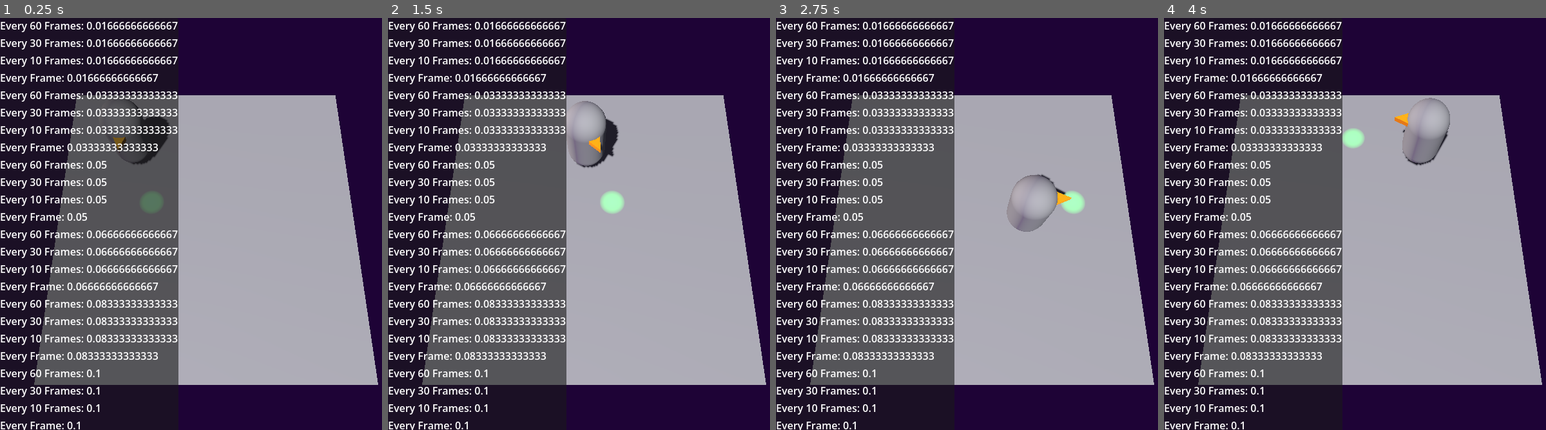
Above: before the commit, frames 1-4 (left to right).
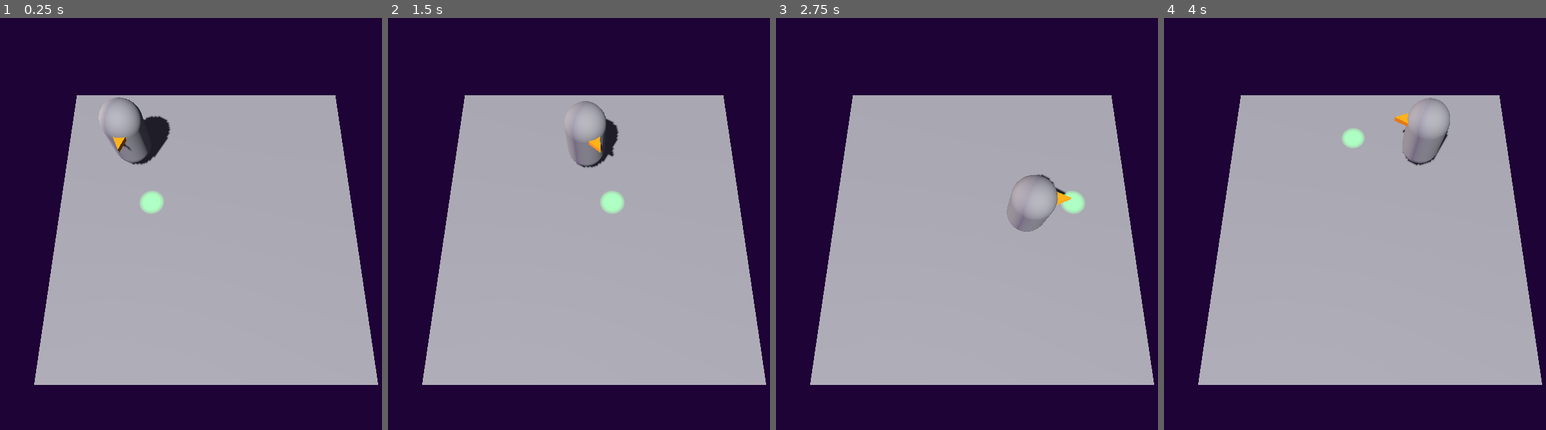
Above: after the commit, the same moments.

Repository: AdmiralPotato/halloween_game_2026
Game: Godot game, scene res://map/TilemapTest.tscn
Same seed, same stepped clock (60 frames per second), same inputs: the game is played once before the commit and once after it.
Inputs (mouse positions are in pixels of both pictures, inside the frame that each line leads up to):
- Up to frame 1 (0.25 s): no input
- Up to frame 2 (1.5 s): tap Enter at 0.5 s; move the mouse to (685, 203) at 0.52 s; hold Right (move_right) 0.53-1.28 s; move the mouse to (510, 244) at 1.27 s; hold Down (move_down) from 1.28 s (still down)
- Up to frame 3 (2.75 s): move the mouse to (1024, 133) at 2.02 s; release Down (move_down) at 2.03 s; hold Right (move_right) from 2.03 s (still down)
- Up to frame 4 (4 s): move the mouse to (1351, 306) at 2.77 s; release Right (move_right) at 2.78 s; hold Up (move_up) 2.78-3.53 s; move the mouse to (1492, 285) at 3.52 s; hold Left (move_left) from 3.53 s (still down)

The runs differ from the first frame. In frame 1, 26% of the frame differs, in the area x 0-47%, y 0-100%; in frame 2, 27%; in frame 3, 27%; in frame 4, 27%.

Commit message:
Better debug panel?

Diff:
--- a/map/tilemap_test.gd
+++ b/map/tilemap_test.gd
@@ -12,6 +12,10 @@
 	update_floor()
 	if !Engine.is_editor_hint():
 		$Tilemap.create_slots(Vector2i(0, 0), number_of_tiles)
+		DebugPanel.monitor("Every 60 frames", self, "time", 60)
+		DebugPanel.monitor("Every 30 frames", self, "time", 30)
+		DebugPanel.monitor("Every 10 frames", self, "time", 10)
+		DebugPanel.monitor("Every frame", self, "time", 1)
 
 func update_floor():
 	$Floor.position.x = number_of_tiles.x * 0.5
@@ -30,9 +34,4 @@
 	var target_tile: Vector2i = $Tilemap.find_tile(birb_position, birb_facing, 1.4)
 	$PlayerInteractIndicator.position.x = target_tile.x + 0.5
 	$PlayerInteractIndicator.position.z = target_tile.y + 0.5
-
 	time += delta
-	Global.debug_panel.add_debug_property("Every 60 Frames", time, 60)
-	Global.debug_panel.add_debug_property("Every 30 Frames", time, 30)
-	Global.debug_panel.add_debug_property("Every 10 Frames", time, 10)
-	Global.debug_panel.add_debug_property("Every Frame", time, 1)
--- a/ui/debug_panel.gd
+++ b/ui/debug_panel.gd
@@ -1,26 +1,56 @@
 class_name DebugPanel extends Control
 
-var properties: Array[Label]
-@onready var container = $PanelContainer/VBoxContainer
-const fps_ms = 16
+class Monitored:
+	var node: Node;
+	var property: StringName;
+	var label_string: StringName;
+	var label_node: Label;
+	var interval: int;
+
+static var monitored_properties: Dictionary[StringName, Monitored]
+static var labels_in_order: Array[StringName]
+var frame_count := 0
 
 func _ready() -> void:
+	if Global.debug_panel:
+		Global.debug_panel.queue_free()
 	Global.debug_panel = self
-	visible = true
+	for label in monitored_properties:
+		monitored_properties[label].label_node = null
+	visible = false
 
-func _input(event: InputEvent) -> void:
+func _input(event) -> void:
 	if event.is_action_pressed("debug"):
 		visible = not visible
 		get_viewport().set_input_as_handled()
 
-func add_debug_property(id: StringName, value, time_in_frames) -> void:
-	if properties.has(id):
-		if Time.get_ticks_msec() / fps_ms % time_in_frames == 0:
-			var target = container.find_child(id, true, false) as Label
-			target.text = id + ": " + str(value)
-	else:
-		var property = Label.new()
-		container.add_child(property)
-		property.name = id
-		property.text = id + ": " + str(value)
-		properties.append(id)
+func _process(_delta) -> void:
+	frame_count += 1
+	if visible:
+		var props_to_delete: Array[StringName] = []
+		for label in labels_in_order:
+			var monitored: Monitored = monitored_properties.get(label)
+			if !monitored.node:
+				props_to_delete.push_front(label)
+				continue
+			if !monitored.label_node:
+				monitored.label_node = Label.new()
+				monitored.label_node.text = "%s: —" % label
+				$PanelContainer/VBoxContainer.add_child(monitored.label_node)
+			if frame_count % monitored.interval != 0: continue
+			monitored.label_node.text = "%s: %s" % [label, str(monitored.node[monitored.property])]
+		for label in props_to_delete:
+			monitored_properties.erase(label)
+			labels_in_order.erase(label)
+
+static func monitor(label: StringName, node: Node, property: StringName, interval: int = 1):
+	if interval < 1: interval = 1
+	var monitored: Monitored = monitored_properties.get(label)
+	if !monitored:
+		labels_in_order.push_back(label)
+		monitored = Monitored.new()
+		monitored.label_string = label
+		monitored_properties.set(label, monitored)
+	monitored.node = node
+	monitored.property = property
+	monitored.interval = interval
